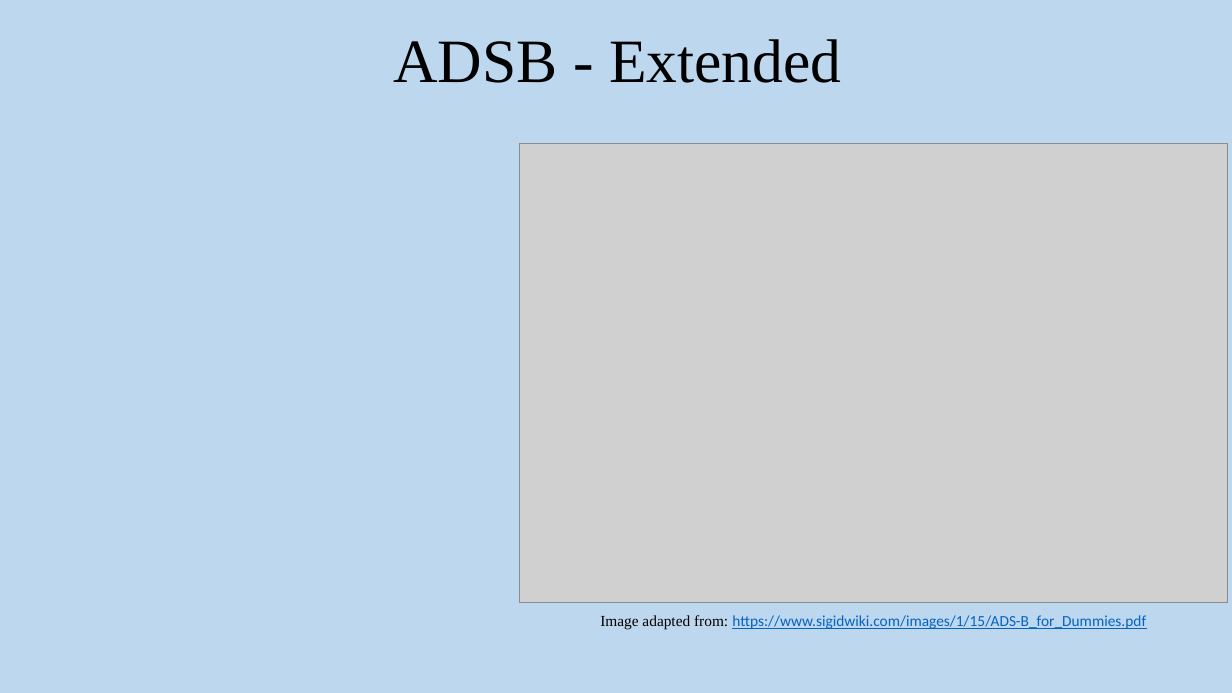
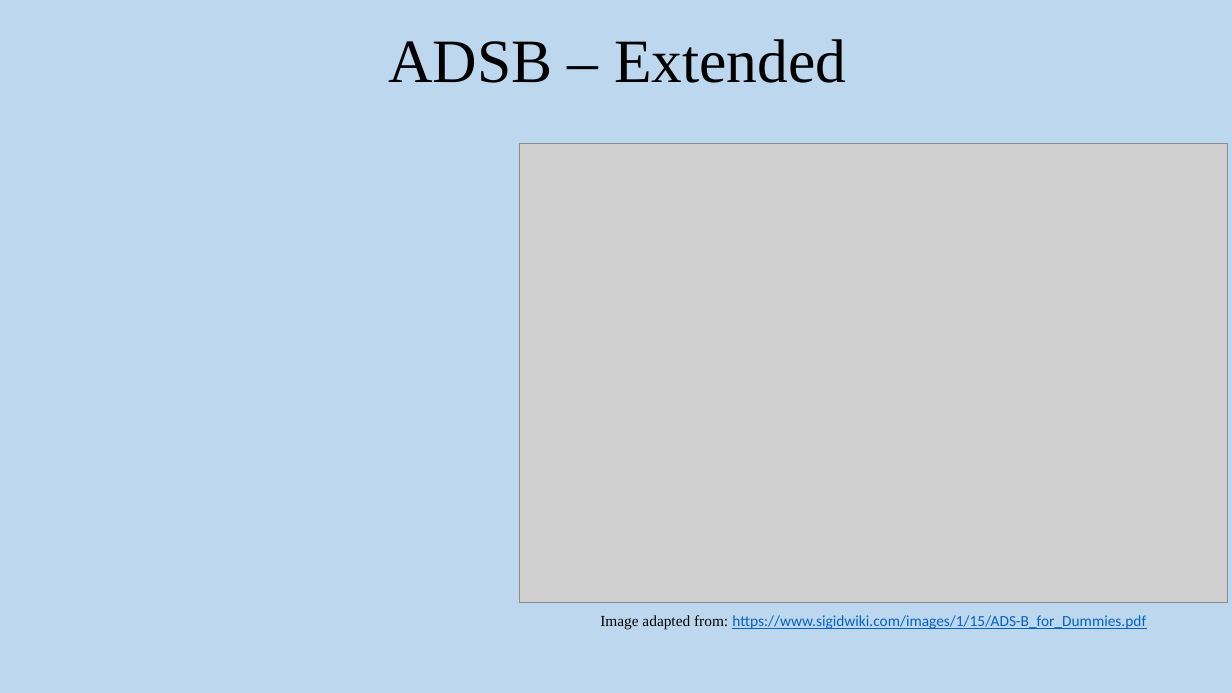
Before and after one commit to drummerevans/Uni_Work, a slide deck: slide 11 of PHY3147/ADSB_Presentation.pptx. Drawn at 1232x693 pixels with LibreOffice and Linux fonts; fonts in the diff are those of the drawing; grey boxes stand for pictures; background and template pictures are left out. Boxes give left, top, right and bottom in pixels: in the first picture for what was removed or moved away, otherwise in the second. Text is boxed around its words. In the diff, an @@ line names an element or a change of style, - is before the commit and + after.

Commit message:
ADSB Presentation Extra Slides

```diff
--- a/PHY3147/ADSB_Presentation.pptx
+++ b/PHY3147/ADSB_Presentation.pptx
@@ title at box(388, 39, 846, 83): text changed @@
-ADSB - Extended
+ADSB – Extended
```
Also in this commit, not shown: 3 other slides changed, 2 slides added, 7 other files.
